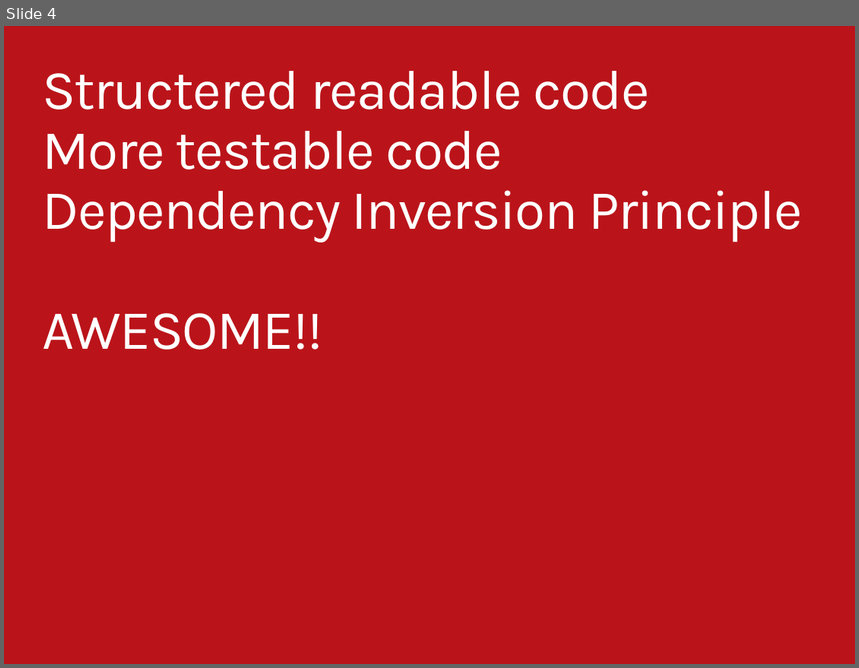
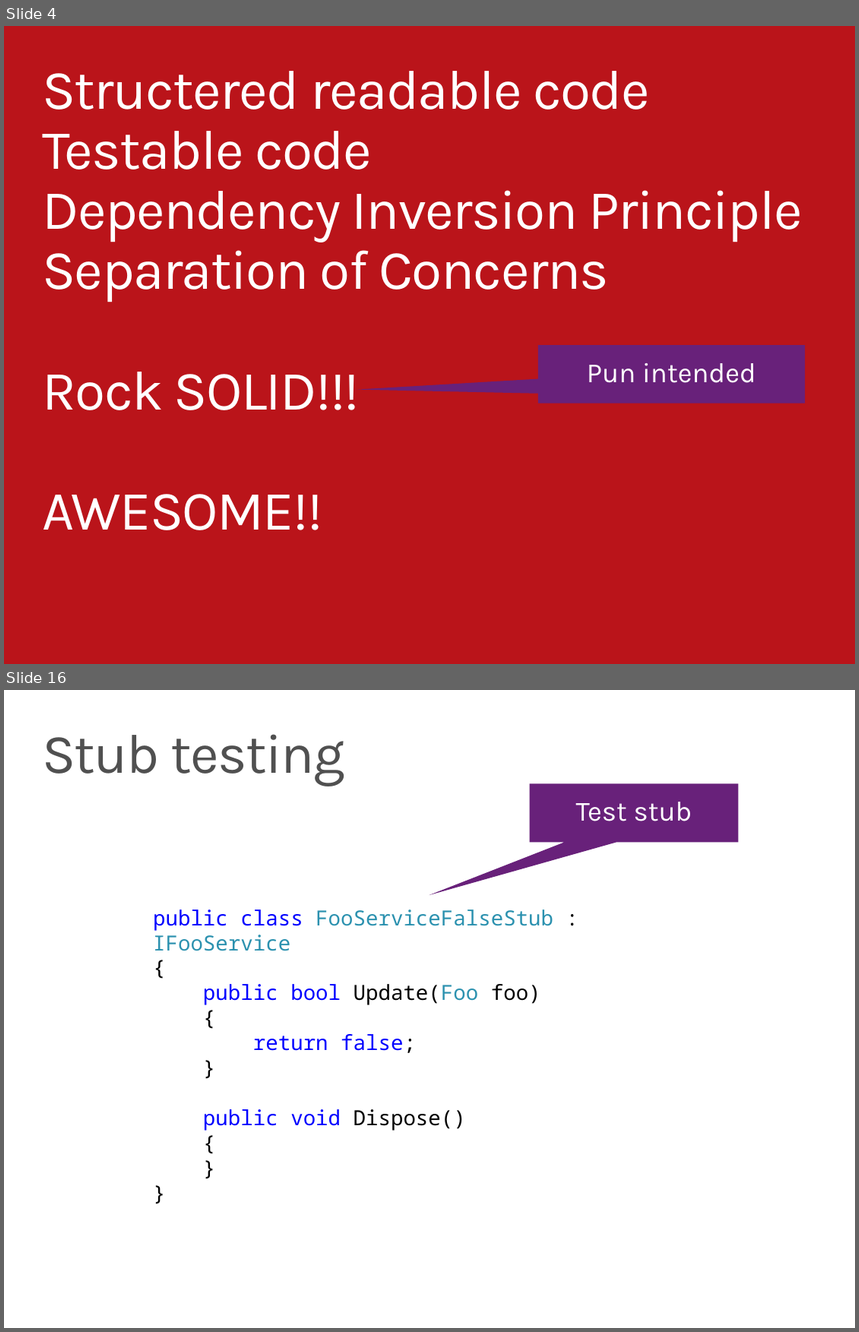
Before and after one commit to ondfisk/BDSA2016, a slide deck: Slides/Lecture05.pptx. Shown one above the other, each under a label of ours: slide 4 before the commit, slides 4 and 16 after it; the slides between them are not shown. The pictures are 859x668 and 859x1332 pixels, drawn with LibreOffice and Linux fonts; fonts in the diff are those of the drawing. Boxes give left, top, right and bottom in pixels: in the first picture for what was removed or moved away, otherwise in the second. Text is boxed around its words. In the diff, an @@ line names an element or a change of style, - is before the commit and + after.

Commit message:
DI demonstration classes

```diff
--- a/Slides/Lecture05.pptx
+++ b/Slides/Lecture05.pptx
@@ slide 16 added at bbox=[4, 690, 855, 1328], background #FFFFFF @@
@@ title added at bbox=[42, 734, 344, 786], 48 pt, text #505050 @@
+Stub testing
@@ speech box added at bbox=[530, 783, 738, 842], fill #68217A, 24 pt, text #FFFFFF @@
+Test stub
@@ text added at bbox=[153, 910, 553, 1131], 18 pt, text #0000FF @@
+public class FooServiceFalseStub : IFooService
+{
+public bool Update(Foo foo)
+{
+return false;
+}
+public void Dispose()
+{
+}
+}
@@ slide 4 changed as well @@
@@ title at bbox=[42, 71, 803, 531]: text changed @@
-Structered readable code
-More testable code
-Dependency Inversion Principle
-AWESOME!!
+Structered readable code
+Testable code
+Dependency Inversion Principle
+Separation of Concerns
+Rock SOLID!!!
+AWESOME!!
@@ speech box added at bbox=[538, 344, 805, 403], fill #68217A, 24 pt, text #FFFFFF @@
+Pun intended
```
Also in this commit, not shown: 17 other slides added, 1 slide removed, 14 other files.
